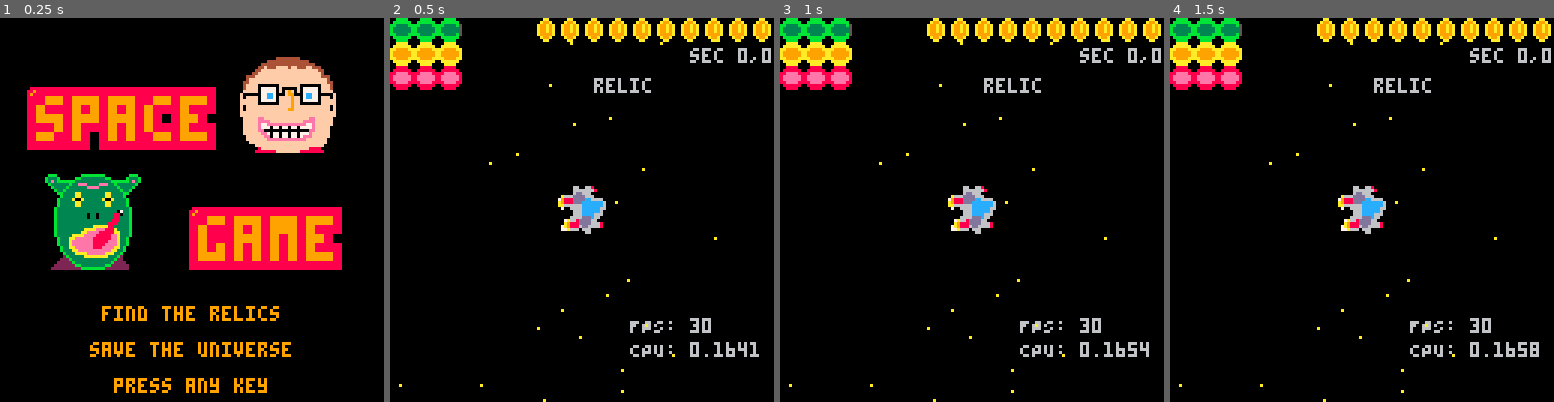
Above: before the commit, frames 1-4 (left to right).
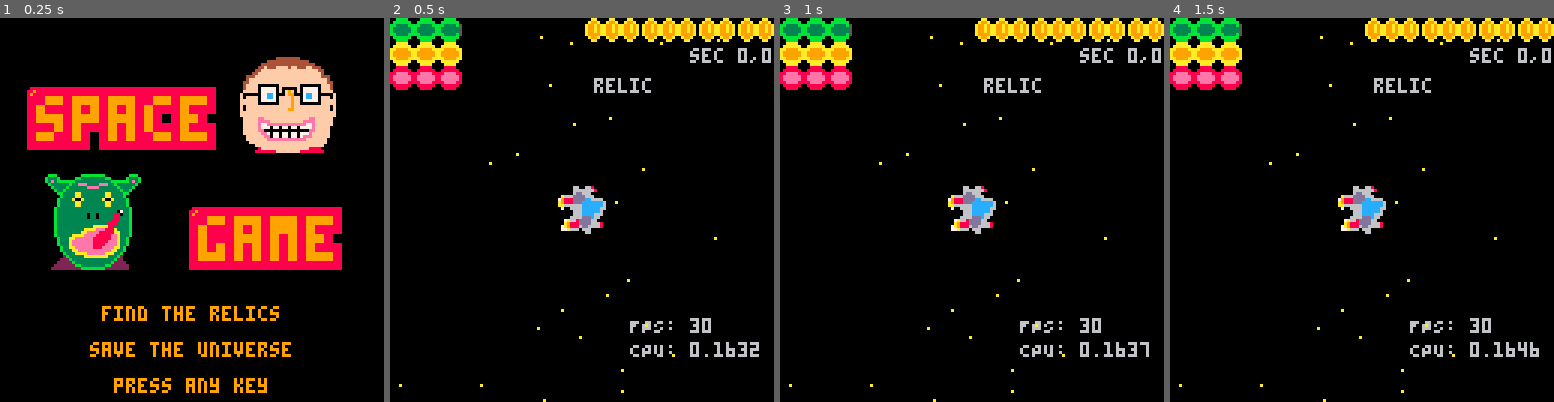
Above: after the commit, the same moments.

Repository: bobgar/pico-jam
Game: PICO-8 cartridge pico-jam.p8
The game is run twice, just before and just after one commit, with the same random seed, the same clock (stepped at 60 frames per second) and the same inputs.
Inputs:
- Up to frame 1 (0.25 s): no input
- Up to frame 2 (0.5 s): tap X (X key) at 0.33 s
- Up to frame 3 (1 s): tap O (Z key) at 0.7 s
- Up to frame 4 (1.5 s): tap X (X key) at 1.07 s

Frame 1 is identical in both runs. In frame 2, 2.4% of the frame differs, in the area x 38-100%, y 0-89%; in frame 3, 2.4%; in frame 4, 2.4%.

Commit message:
feature complete playable hopefully not too many bugs

Diff:
--- a/gameoverscreen.lua
+++ b/gameoverscreen.lua
@@ -7,6 +7,7 @@
 function gameoverscreendraw()
     cls()
     bigprint("game over",10,24,9,8,3)
+    sspr(0,96,32,32,32,48,64,64)
     --bigprint("game",64,64,9,8,3)
     --sspr(1*32,32,32,32,80,13,32,32)
     --sspr(2*32,32,32,32,15,52,32,32)
--- a/space.lua
+++ b/space.lua
@@ -44,7 +44,7 @@
   for i=1, 4 do
     --relics are in sectors at random direction on unit circle scaled by distance
     r = rnd()
-    d = rnd()*10+20
+    d = rnd()*5+10
     if i==1 then s = 132 end
     if i==2 then s = 133 end
     if i==3 then s = 148 end
@@ -52,11 +52,11 @@
     relics[i] = {x=flr( sin(r)*d), y=flr(cos(r)*d), found=false, sprite=s, type="relic"}
   end
 
-  relics[1].x = 1
-  relics[1].y = 1
+  --relics[1].x = 1
+  --relics[1].y = 1
 
   r = rnd()
-  d = rnd()*20+30
+  d = rnd()*10+20
   anomaly = {x=flr( sin(r)*d), y=flr(cos(r)*d)}
   --anomaly = {x=3, y=-3}
   changeSectors()
@@ -134,14 +134,14 @@
 
   food-=hungerrate
   if food <=0 then
-    cls()
-    stop("You ran out of food\nGame Over!")
+    gameoverscreeninit()
+    return
   end
 
   if #asteroids < 10 and rnd() < .05 then spawnasteroid() end
   updateasteroids()
 
-  if #enemies < 3 and rnd() < .001 * sqrt(vecmag(location.sectorx, location.sectory)) then spawnenemy() end
+  if #enemies < 3 and rnd() < .0005 * sqrt(vecmag(location.sectorx, location.sectory)) then spawnenemy() end
   updateenemies()
 end
 
--- a/splashscreen.lua
+++ b/splashscreen.lua
@@ -29,6 +29,7 @@
 
     splashscreeninit()
     --winscreeninit()
+    --gameoverscreeninit()
 
     debug=true
     palt(0,true)
--- a/ui.lua
+++ b/ui.lua
@@ -2,7 +2,7 @@
   drawuibar(0,0,32,48,food,maxfood)
   drawuibar(0,8,33,48,fuel,maxfuel)
   drawuibar(0,16,34,48,health,maxhealth)
-  drawuibar(128-money*8,0,49,49, money,money)
+  drawsizeconstrainedcountuibar( max(128-money*8,64)  ,0,49,money, 64)
   secstring = "sec " .. location.sectorx .. ',' .. location.sectory
   print(secstring ,128 - #secstring * 4,10)
   print("relic", 128 - #"relic"*4 - 40, 20)
@@ -46,3 +46,14 @@
     i+=1
   end
 end
+
+function drawsizeconstrainedcountuibar(x,y,s,c, maxsize)
+  if c==0 then return end
+  local spacing = min( (maxsize / c) ,8)
+  local i=0
+  --printh(i .. ','.. c .. ','.. m)
+  while i+1 <= c do
+    spr(s,x+i*spacing,y)
+    i+=1
+  end
+end
Not shown, changed: 66 lines of the sprite sheet (__gfx__) section of pico-jam.p8
